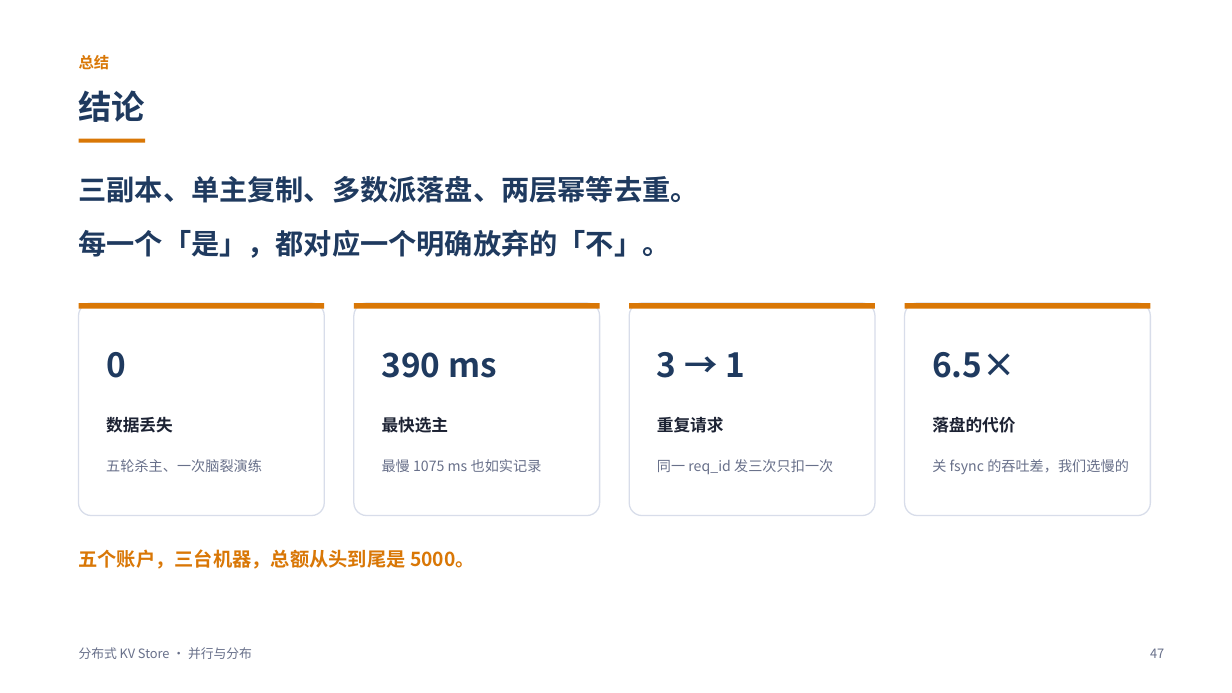
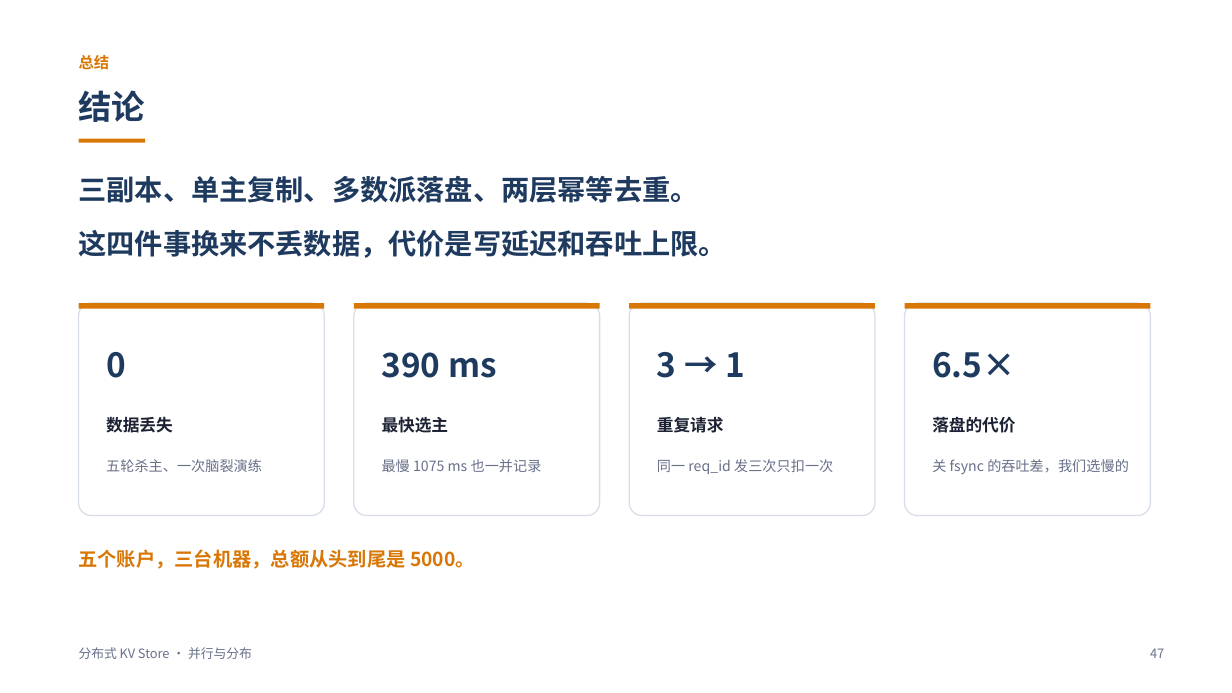
Before and after one commit to L1tiansuo/distributed-kv-store, a slide deck: slide 47 of ppt/分布式KV Store 讲解_v3.pptx. Drawn at 1232x693 pixels with LibreOffice and Linux fonts; fonts in the diff are those of the drawing. Boxes give left, top, right and bottom in pixels: in the first picture for what was removed or moved away, otherwise in the second. Text is boxed around its words. In the diff, an @@ line names an element or a change of style, - is before the commit and + after.

```diff
--- a/ppt/分布式KV Store 讲解_v3.pptx
+++ b/ppt/分布式KV Store 讲解_v3.pptx
@@ text at bbox=[79, 176, 727, 258]: text changed @@
-三副本、单主复制、多数派落盘、两层幂等去重。
-每一个「是」，都对应一个明确放弃的「不」。
+三副本、单主复制、多数派落盘、两层幂等去重。
+这四件事换来不丢数据，代价是写延迟和吞吐上限。
@@ text at bbox=[382, 459, 542, 472]: text changed @@
-最慢 1075 ms 也如实记录
+最慢 1075 ms 也一并记录
```
Also in this commit, not shown: 4 other slides changed, 1 other file.
